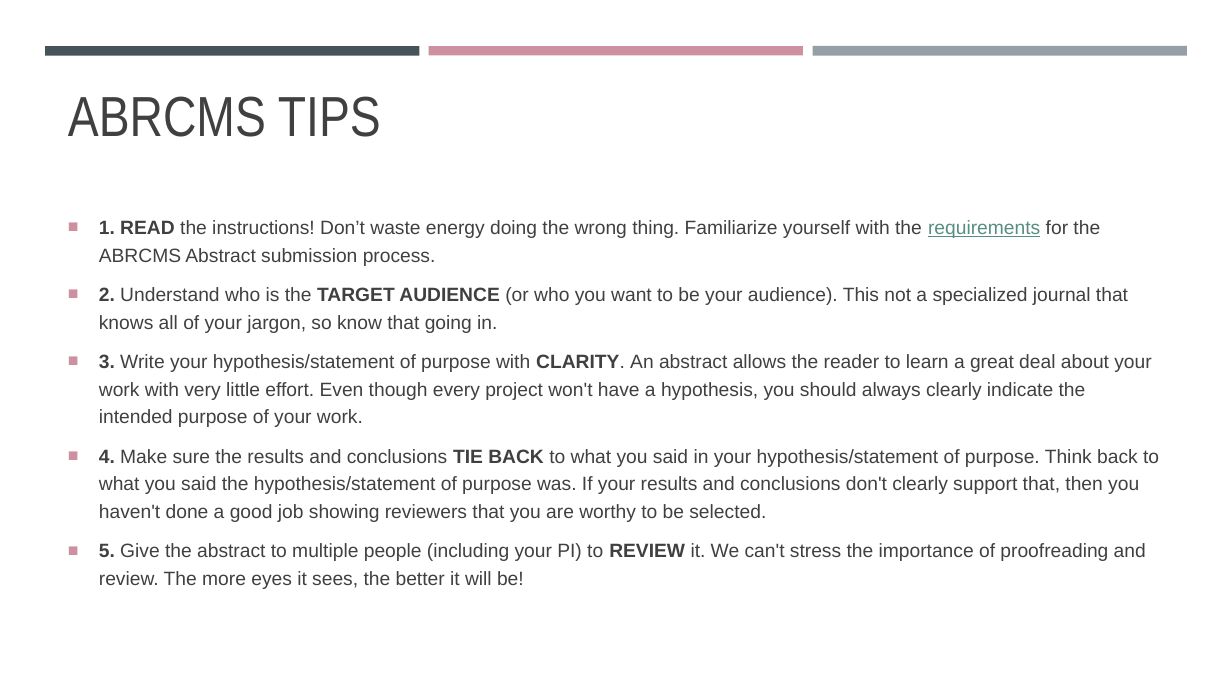
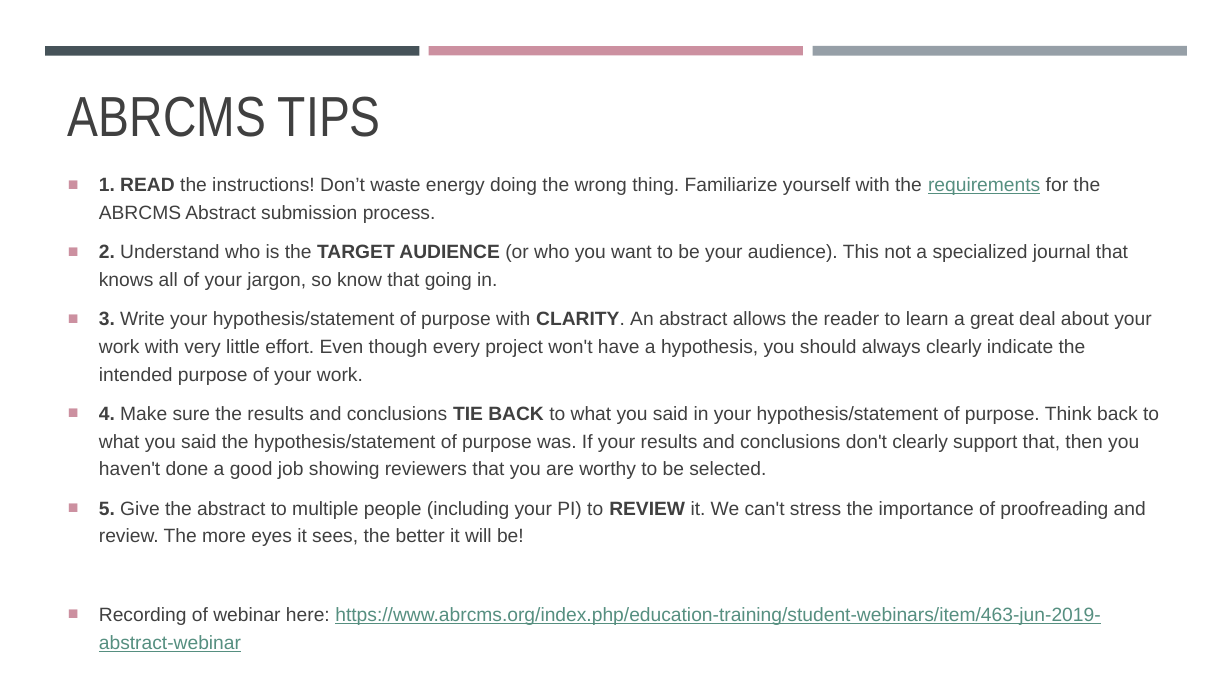
Before and after one commit to madmolecularman/MARC-Summer-2020, a slide deck: slide 6 of resources/abstracts/how_to_write_an_abstract.pptx. Drawn at 1232x693 pixels with LibreOffice and Linux fonts; fonts in the diff are those of the drawing. Boxes give left, top, right and bottom in pixels: in the first picture for what was removed or moved away, otherwise in the second. Text is boxed around its words. In the diff, an @@ line names an element or a change of style, - is before the commit and + after.

```diff
--- a/resources/abstracts/how_to_write_an_abstract.pptx
+++ b/resources/abstracts/how_to_write_an_abstract.pptx
@@ text "1. READ the instructions! Don’t ...": place and size @@
-text "1. READ the instructions! Don’t ..." at bbox=[99, 220, 1159, 589]
+text "1. READ the instructions! Don’t ..." at bbox=[99, 177, 1159, 652]
@@ text at bbox=[99, 607, 1100, 652]: paragraph added @@
+■ Recording of webinar here: https://www.abrcms.org/index.php/education-training/student-webinars/item/463-jun-2019-abstract-webinar
```
Also in this commit, not shown: 5 other slides changed, 3 slides added, 2 other files.
